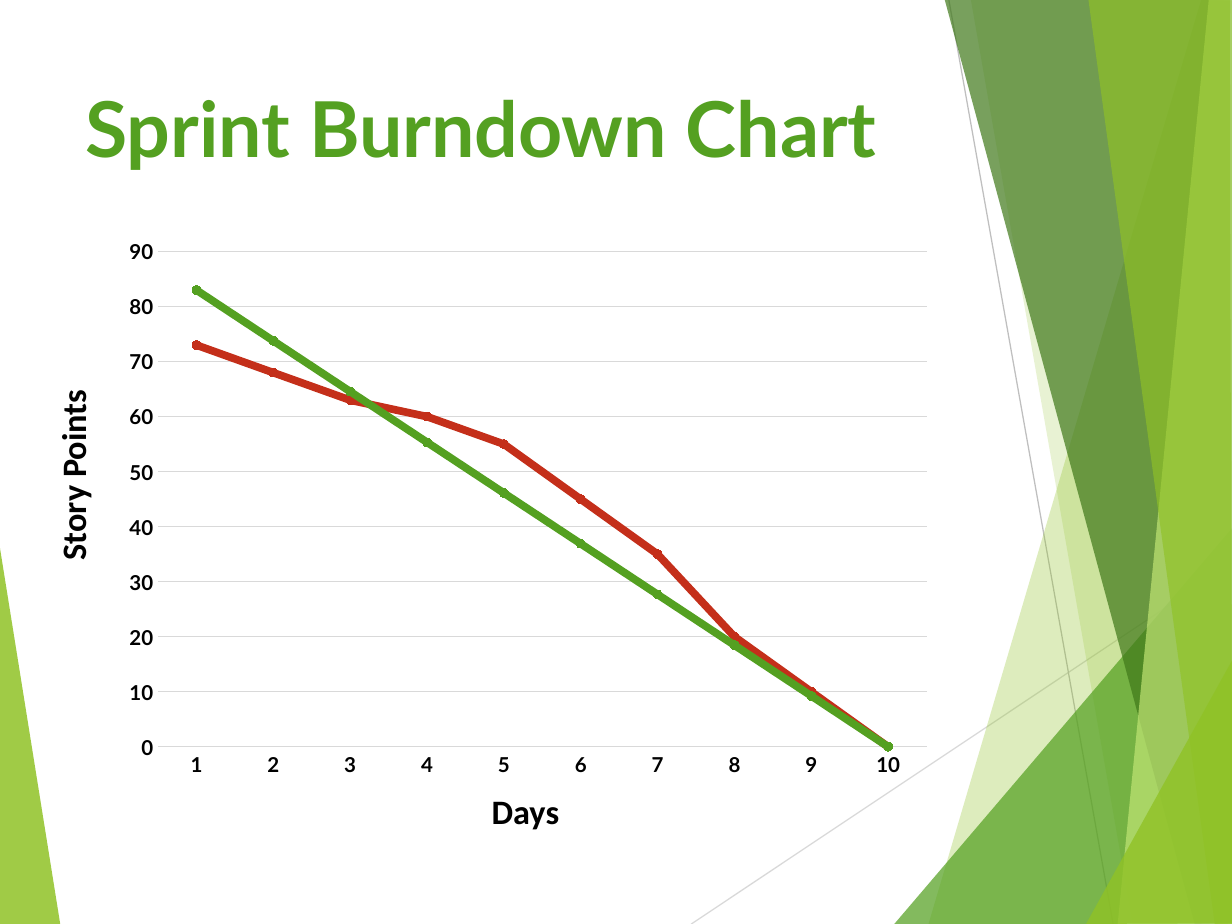
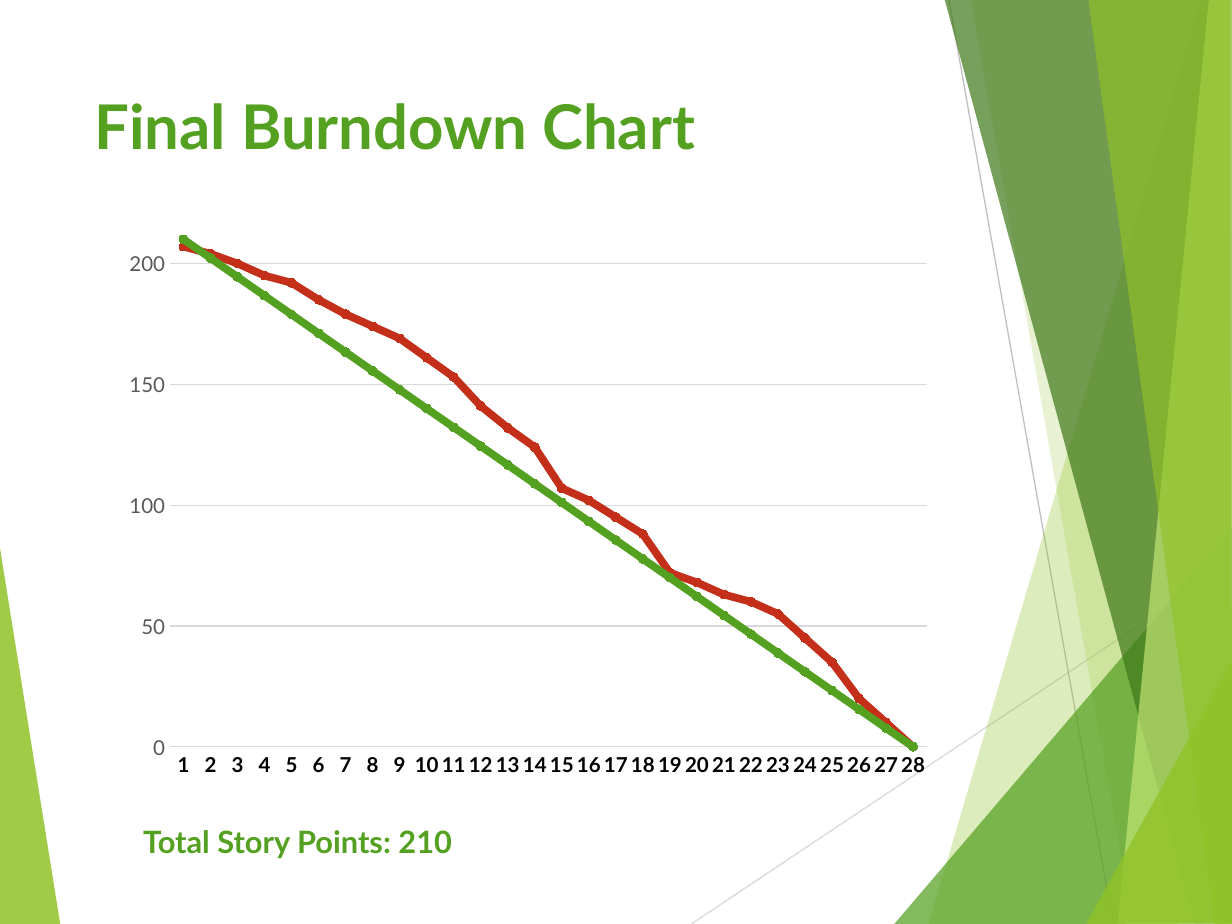
Before and after one commit to waelkarman/voyager-space-invasion, a slide deck: slide 6 of Sprint_3_v2.1.pptx (slide 4 before the commit). Drawn at 1232x924 pixels with LibreOffice and Linux fonts; fonts in the diff are those of the drawing. Boxes give left, top, right and bottom in pixels: in the first picture for what was removed or moved away, otherwise in the second. Text is boxed around its words. In the diff, an @@ line names an element or a change of style, - is before the commit and + after.

```diff
--- a/Sprint_3_v2.1.pptx
+++ b/Sprint_3_v2.1.pptx
@@ title at (x1=94, y1=103, x2=695, y2=150): text changed; size 45 to 36 pt @@
-Sprint Burndown Chart
+Final Burndown Chart
@@ line chart at (x1=113, y1=228, x2=944, y2=787) @@
-categories: 1, 2, 3, 4, 5, 6, 7, 8, 9, 10
+categories: 1, 2, 3, 4, 5, 6, 7, 8, 9, 10, 11, 12, 13, 14, 15, 16, 17, 18, 19, 20, 21, 22, 23, 24, 25, 26, 27, 28
-Series 1: 73, 68, 63, 60, 55, 45, 35, 20, 10, 0
+Series 1: 207, 204, 200, 195, 192, 185, 179, 174, 169, 161, 153, 141, 132, 124, 107, 102, 95, 88, 72, 68, 63, 60, 55, 45, 35, 20, 10, 0
-Series 2: 83, 74, 65, 55, 46, 37, 28, 18, 9, 0
+Series 2: 210, 202, 194, 187, 179, 171, 163, 156, 148, 140, 132, 124, 117, 109, 101, 93, 86, 78, 70, 62, 54, 47, 39, 31, 23, 16, 8, 0
@@ value axis changed @@
@@ text removed at (x1=492, y1=801, x2=560, y2=830) @@
-Days
@@ text "Total Story Points: 210" at (x1=143, y1=830, x2=452, y2=858): rotation 270 to 0 degrees @@
@@ text at (x1=143, y1=830, x2=452, y2=858): text changed; size 20 to 18 pt; font Calibri to Lato; text colour #000000 to #54A021 @@
-Story Points
+Total Story Points: 210
```
Also in this commit, not shown: 2 other slides changed, 3 slides added, 15 other files.
